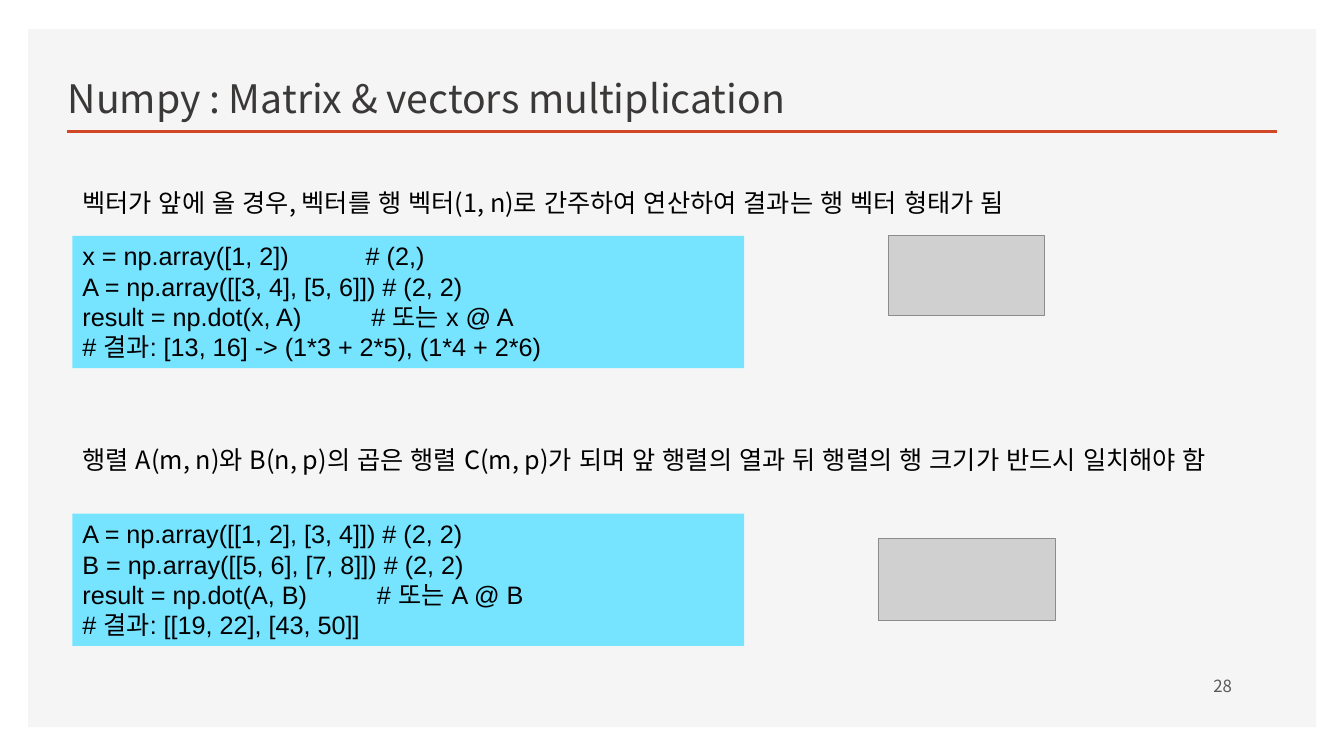
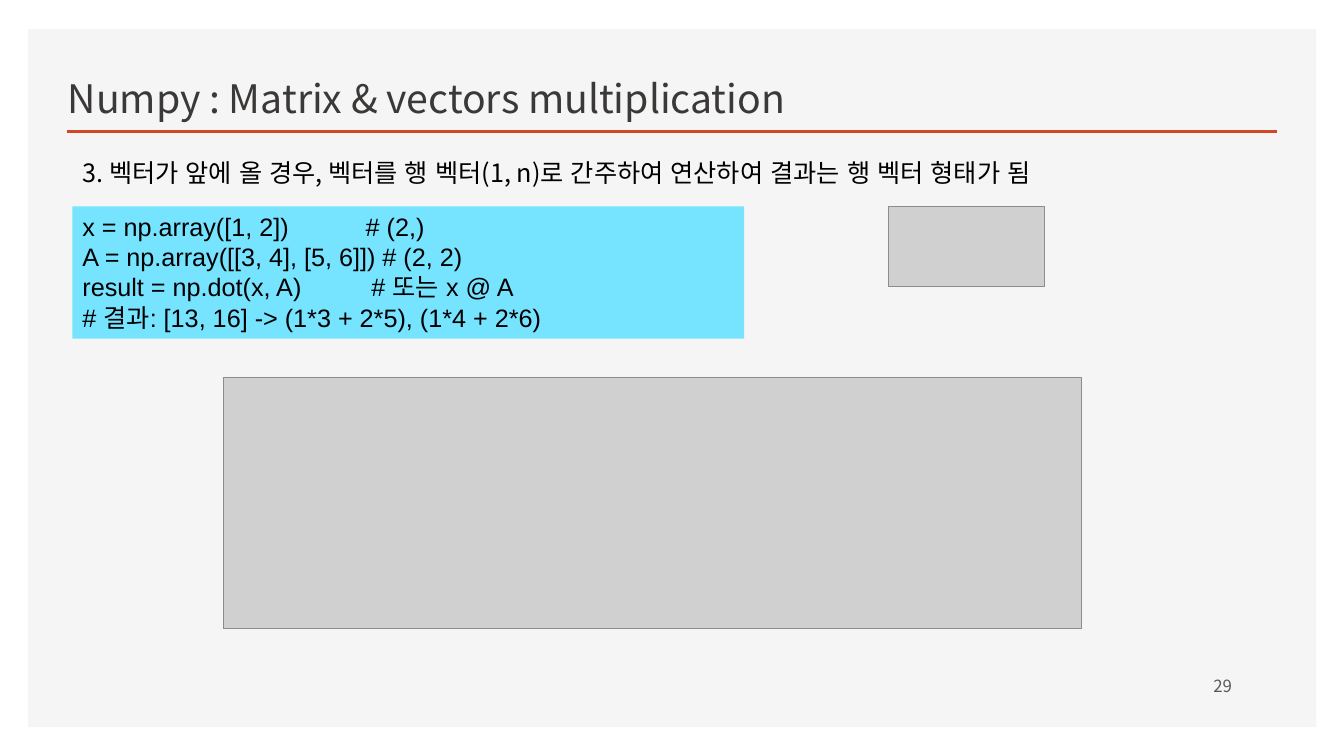
Before and after one commit to ancestor9/mathematics-for-machine-learning, a slide deck: slide 29 of Linear_Algebra/w4_Perceptron_Regression.pptx (slide 28 before the commit). Drawn at 1344x756 pixels with LibreOffice and Linux fonts; fonts in the diff are those of the drawing; grey boxes stand for pictures; background and template pictures are left out. Boxes give left, top, right and bottom in pixels: in the first picture for what was removed or moved away, otherwise in the second. Text is boxed around its words. In the diff, an @@ line names an element or a change of style, - is before the commit and + after.

```diff
--- a/Linear_Algebra/w4_Perceptron_Regression.pptx
+++ b/Linear_Algebra/w4_Perceptron_Regression.pptx
@@ text at <box>82,161,1030,187</box>: text changed @@
-벡터가 앞에 올 경우, 벡터를 행 벡터(1, n)로 간주하여 연산하여 결과는 행 벡터 형태가 됨
+3. 벡터가 앞에 올 경우, 벡터를 행 벡터(1, n)로 간주하여 연산하여 결과는 행 벡터 형태가 됨
@@ rectangle "x = np.array([1, 2]) # ...": place and size @@
-rectangle "x = np.array([1, 2]) # ..." at <box>73,236,744,368</box>
+rectangle "x = np.array([1, 2]) # ..." at <box>73,207,744,339</box>
@@ picture: place and size @@
-picture at <box>889,236,1045,316</box>
+picture at <box>889,207,1045,286</box>
@@ picture added at <box>224,378,1082,629</box> @@
@@ text removed at <box>82,448,1206,475</box> @@
-행렬 A(m, n)와 B(n, p)의 곱은 행렬 C(m, p)가 되며 앞 행렬의 열과 뒤 행렬의 행 크기가 반드시 일치해야 함
@@ rectangle removed at <box>73,514,744,646</box> @@
-A = np.array([[1, 2], [3, 4]]) # (2, 2)
-B = np.array([[5, 6], [7, 8]]) # (2, 2)
-result = np.dot(A, B) # 또는 A @ B
-# 결과: [[19, 22], [43, 50]]
@@ picture removed at <box>878,538,1056,621</box> @@
```
Also in this commit, not shown: 8 other slides changed, 7 slides added.
